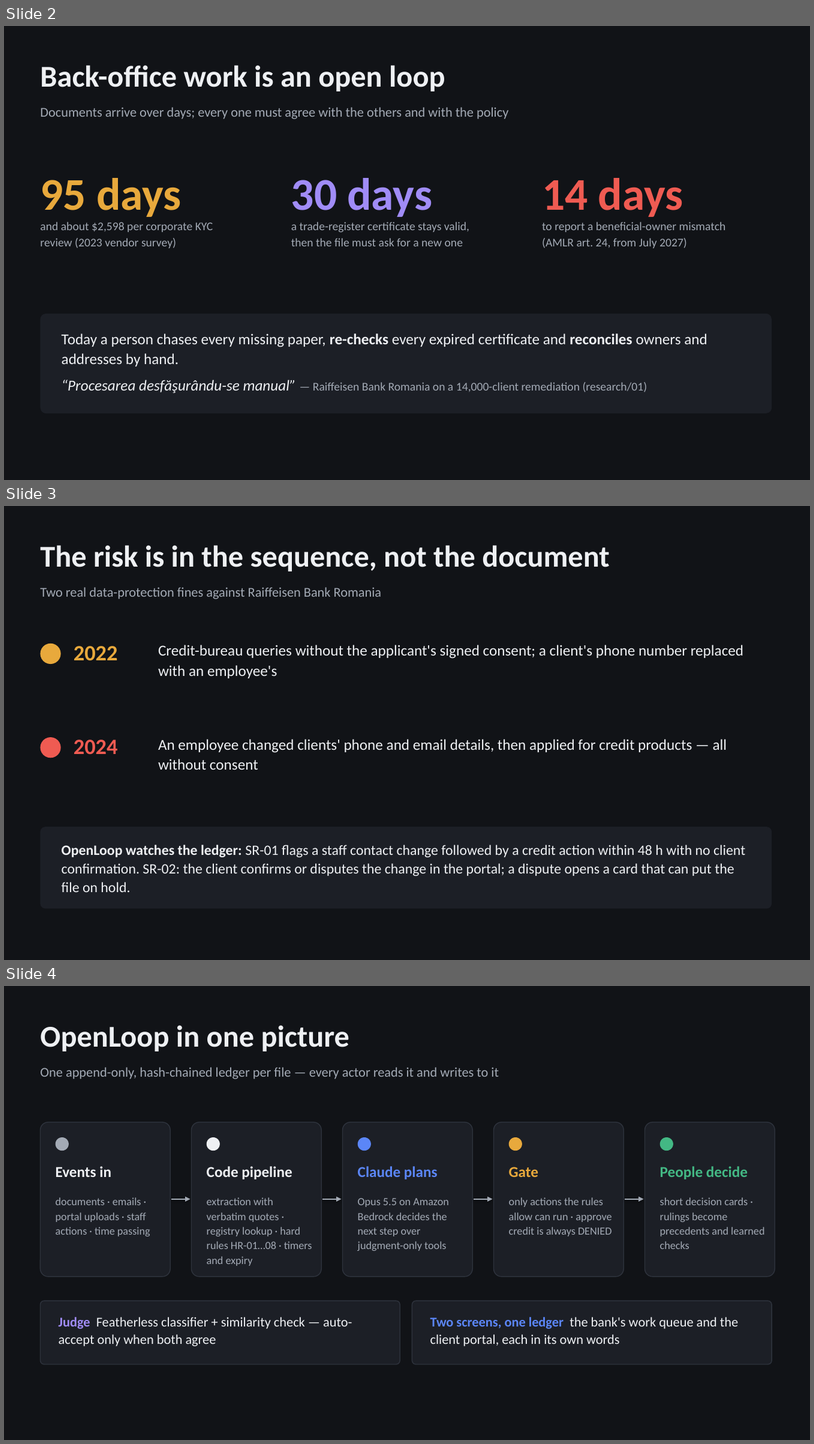
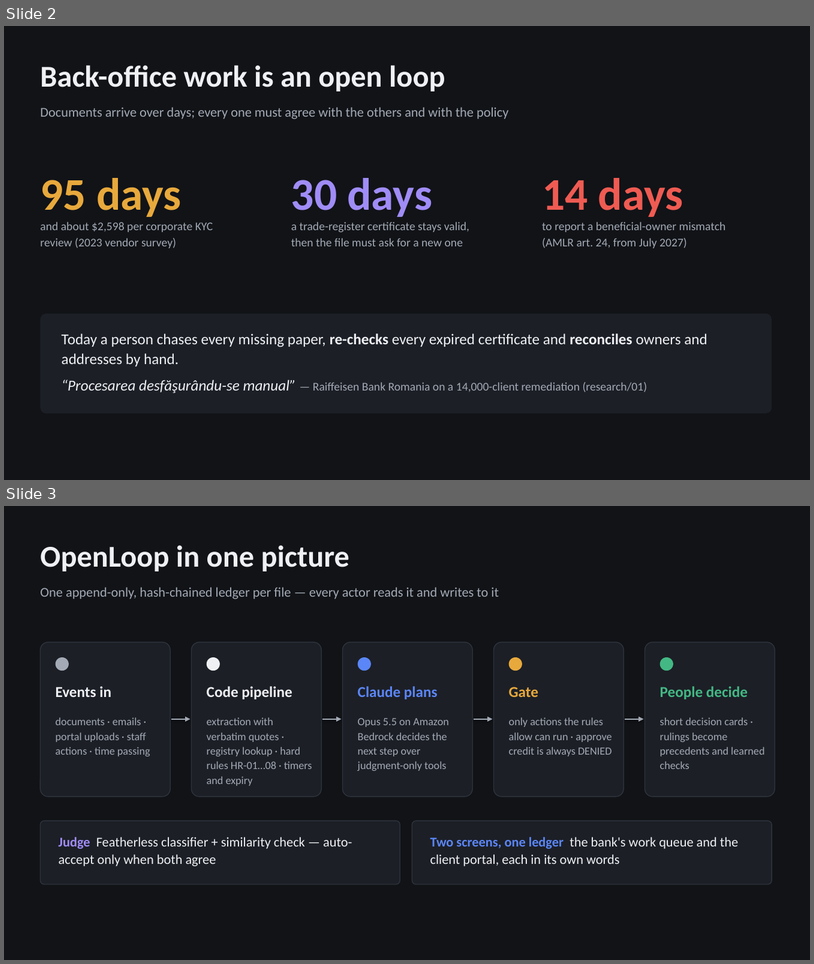
Before and after one commit to Petsteb/openloop-case-engine, a slide deck: docs/pitch/OpenLoop-deck.pptx. Shown one above the other, each under a label of ours: slides 2, 3 and 4 before the commit, slides 2 and 3 after it. The pictures are 814x1444 and 814x964 pixels, drawn with LibreOffice and Linux fonts; fonts in the diff are those of the drawing. Boxes give left, top, right and bottom in pixels: in the first picture for what was removed or moved away, otherwise in the second. Text is boxed around its words. In the diff, an @@ line names an element or a change of style, - is before the commit and + after.

```diff
--- a/docs/pitch/OpenLoop-deck.pptx
+++ b/docs/pitch/OpenLoop-deck.pptx
@@ slide 3 removed at box(4, 506, 810, 960), background #111317 @@
@@ text removed at box(40, 545, 610, 571) @@
-The risk is in the sequence, not the document
@@ text removed at box(40, 587, 382, 599) @@
-Two real data-protection fines against Raiffeisen Bank Romania
@@ ellipse removed at box(40, 643, 61, 664) @@
@@ text removed at box(74, 646, 118, 661) @@
-2022
@@ text removed at box(158, 645, 744, 678) @@
-Credit-bureau queries without the applicant's signed consent; a client's phone number replaced with an employee's
@@ ellipse removed at box(40, 737, 61, 757) @@
@@ text removed at box(74, 739, 118, 754) @@
-2024
@@ text removed at box(158, 739, 728, 769) @@
-An employee changed clients' phone and email details, then applied for credit products — all without consent
@@ rounded rectangle removed at box(40, 826, 772, 908) @@
@@ text removed at box(62, 844, 746, 892) @@
-OpenLoop watches the ledger: SR-01 flags a staff contact change followed by a credit action within 48 h with no client confirmation. SR-02: the client confirms or disputes the change in the portal; a dispute opens a card that can put the file on hold.
@@ what was slide 4 is now slide 3 @@
```
Also in this commit, not shown: 3 slides changed, 1 slide added, 1 other slide removed, 2 other files.
